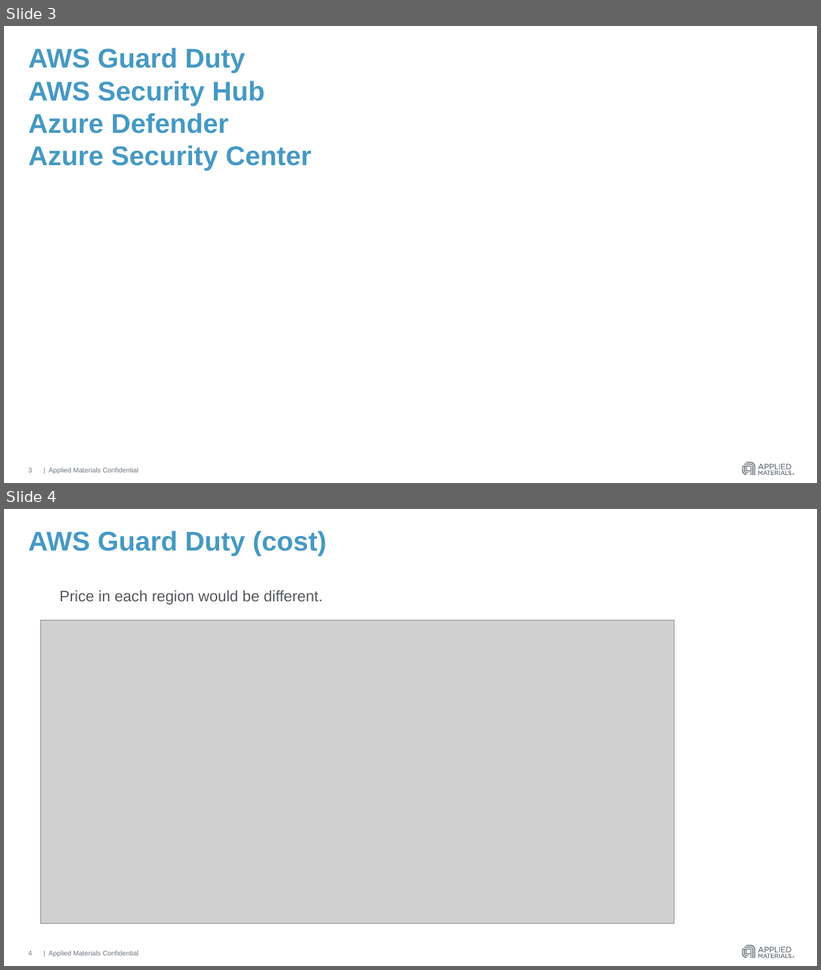
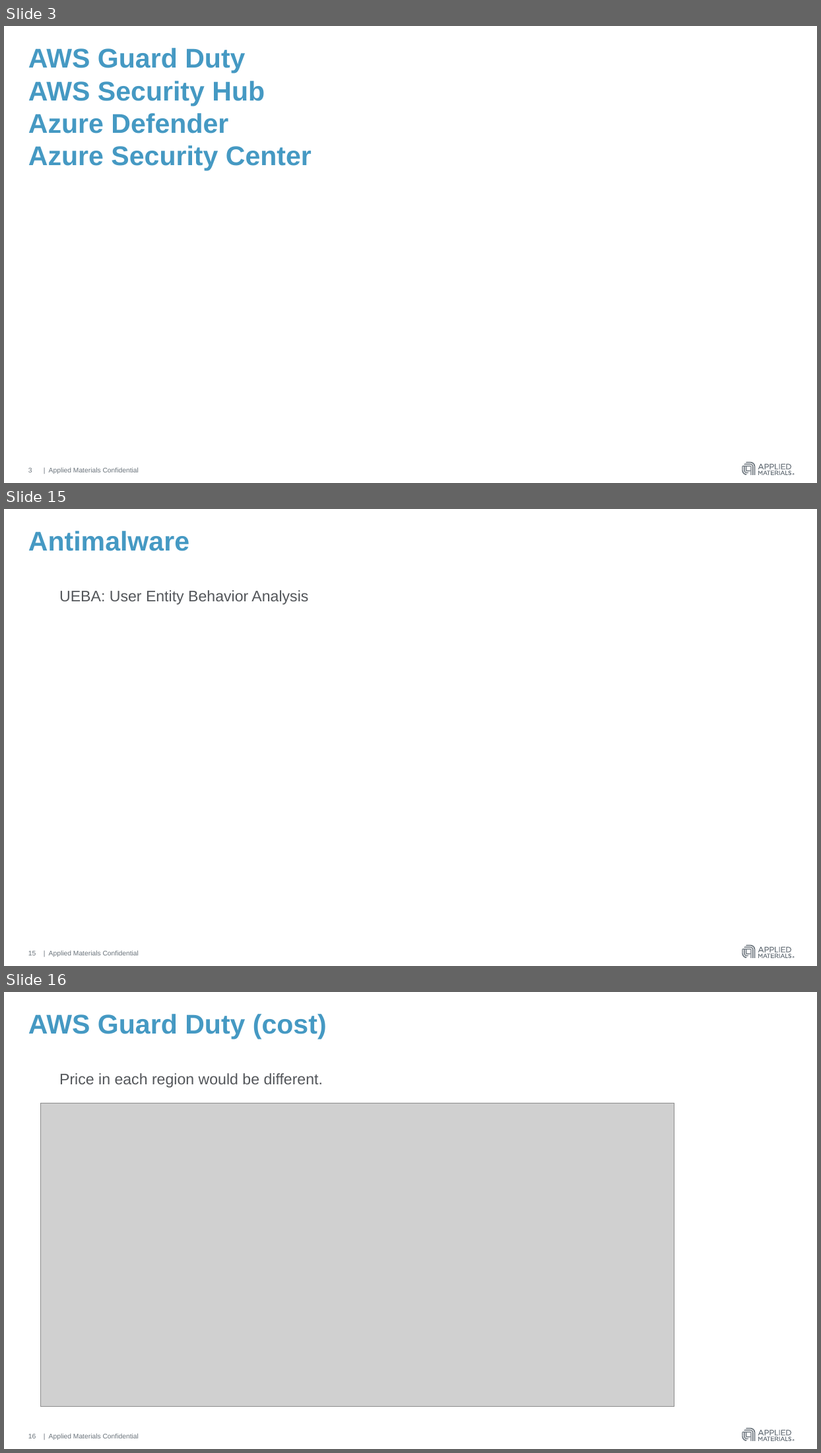
Before and after one commit to hmahajanHM/mytestrepo, a slide deck: AWS Guard Duty & Azure Security Center.pptx. Shown one above the other, each under a label of ours: slides 3 and 4 before the commit, slides 3, 15 and 16 after it; the slides between them are not shown. The pictures are 821x970 and 821x1453 pixels, drawn with LibreOffice and Linux fonts; fonts in the diff are those of the drawing; grey boxes stand for pictures. Boxes give left, top, right and bottom in pixels: in the first picture for what was removed or moved away, otherwise in the second. Text is boxed around its words. In the diff, an @@ line names an element or a change of style, - is before the commit and + after.

```diff
--- a/AWS Guard Duty & Azure Security Center.pptx
+++ b/AWS Guard Duty & Azure Security Center.pptx
@@ slide 15 added at (x1=4, y1=509, x2=817, y2=966), background #FFFFFF; not listed: 4 template elements that a slide beside it also shows @@
@@ title added at (x1=28, y1=531, x2=189, y2=551), 32 pt, text #4599C3, bold @@
+Antimalware
@@ text added at (x1=59, y1=590, x2=308, y2=605), 18 pt, text #53565A @@
+UEBA: User Entity Behavior Analysis
@@ page number added at (x1=28, y1=951, x2=36, y2=956), 8 pt, text #6A737B @@
+15
@@ what was slide 4 is now slide 16 @@
@@ page number at (x1=28, y1=1434, x2=36, y2=1439): text changed @@
-4
+16
```
Also in this commit, not shown: 1 slide changed, 12 other slides added.
